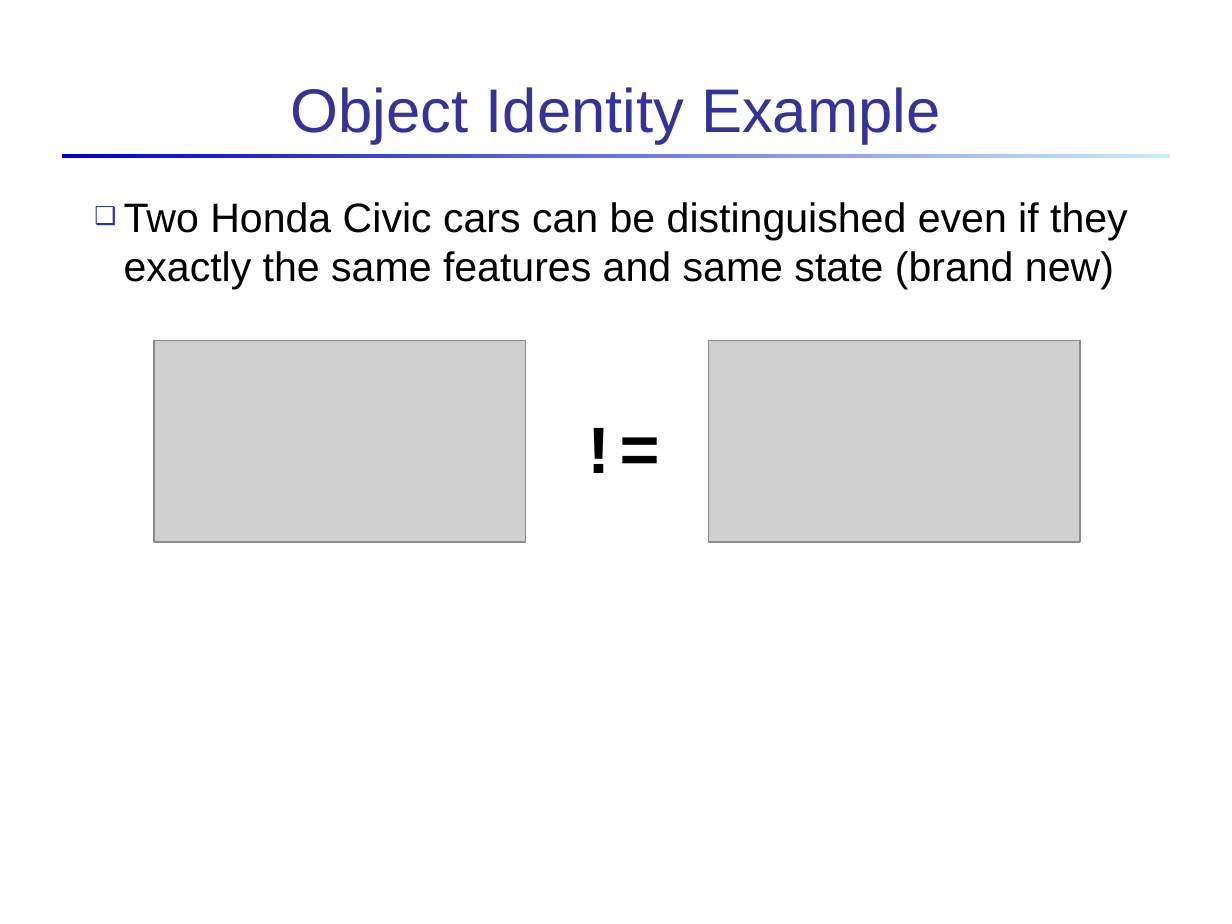
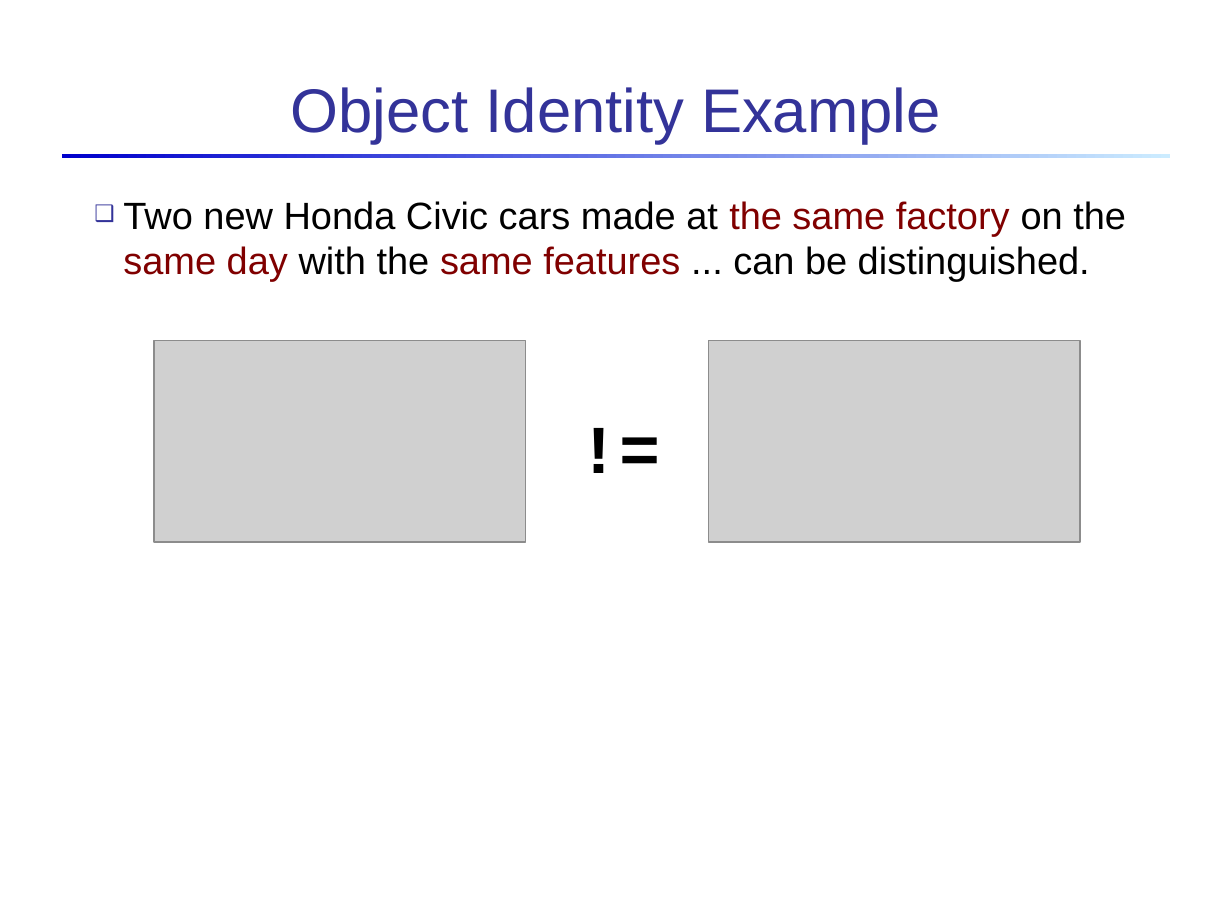
Before and after one commit to skeoop/skeoop.github.io, a slide deck: slide 14 of week1/3a-Introduction-to-Objects.ppt (slide 34 before the commit). Drawn at 1232x924 pixels with LibreOffice and Linux fonts; fonts in the diff are those of the drawing; grey boxes stand for pictures. Boxes give left, top, right and bottom in pixels: in the first picture for what was removed or moved away, otherwise in the second. Text is boxed around its words. In the diff, an @@ line names an element or a change of style, - is before the commit and + after.

```diff
--- a/week1/3a-Introduction-to-Objects.ppt
+++ b/week1/3a-Introduction-to-Objects.ppt
@@ text at bbox=[123, 201, 1126, 281]: text changed; size 24 to 22.2 pt @@
-❑ Two Honda Civic cars can be distinguished even if they exactly the same features and same state (brand new)
+❑ Two new Honda Civic cars made at the same factory on the same day with the same features ... can be distinguished.
```
Also in this commit, not shown: 15 other slides changed, 5 slides removed, 12 other files.
